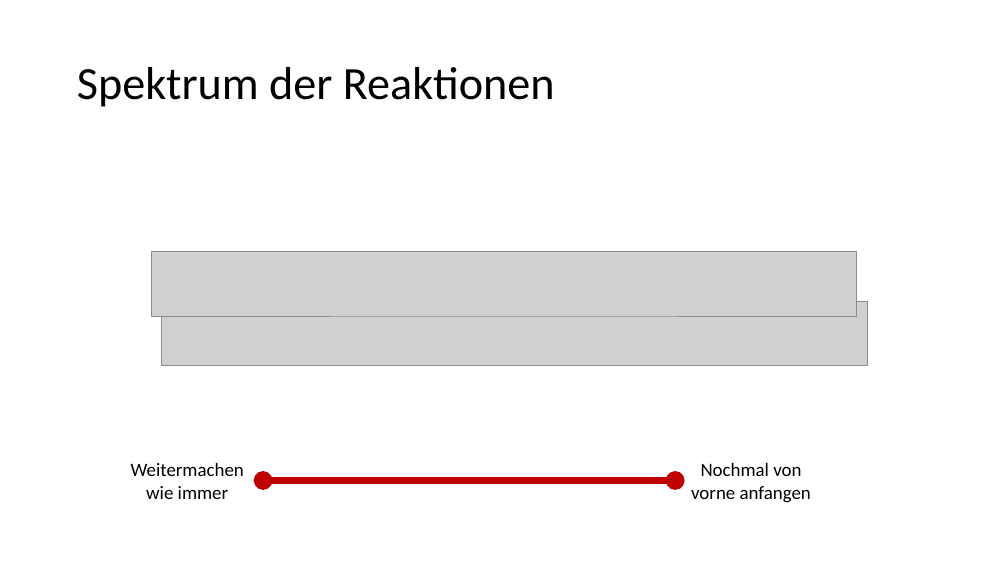
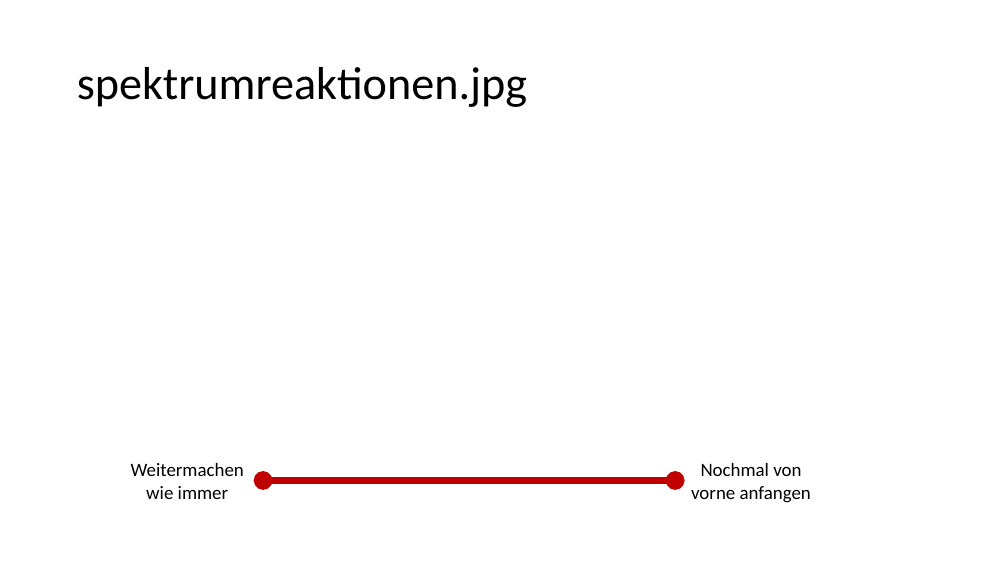
Before and after one commit to LukasRoeseler/opensciencebuch, a slide deck: slide 19 of images/Abbildungen-01.pptx. Drawn at 1008x567 pixels with LibreOffice and Linux fonts; fonts in the diff are those of the drawing; grey boxes stand for pictures. Boxes give left, top, right and bottom in pixels: in the first picture for what was removed or moved away, otherwise in the second. Text is boxed around its words. In the diff, an @@ line names an element or a change of style, - is before the commit and + after.

```diff
--- a/images/Abbildungen-01.pptx
+++ b/images/Abbildungen-01.pptx
@@ title at (77,67,527,107): text changed @@
-Spektrum der Reaktionen
+spektrumreaktionen.jpg
@@ picture removed at (151,251,857,316) @@
@@ picture removed at (162,301,867,365) @@
```
Also in this commit, not shown: 13 other slides changed, 3 slides added, 3 slides removed, 1 other file.
